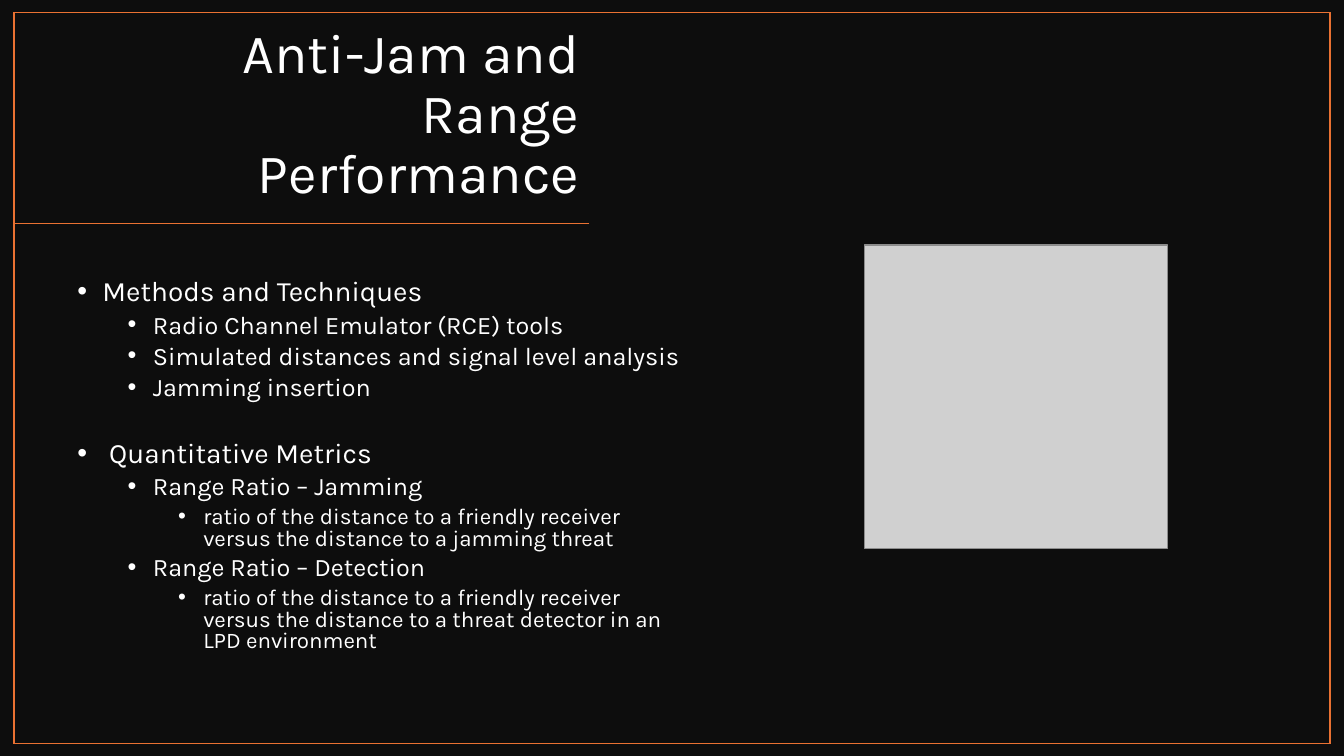
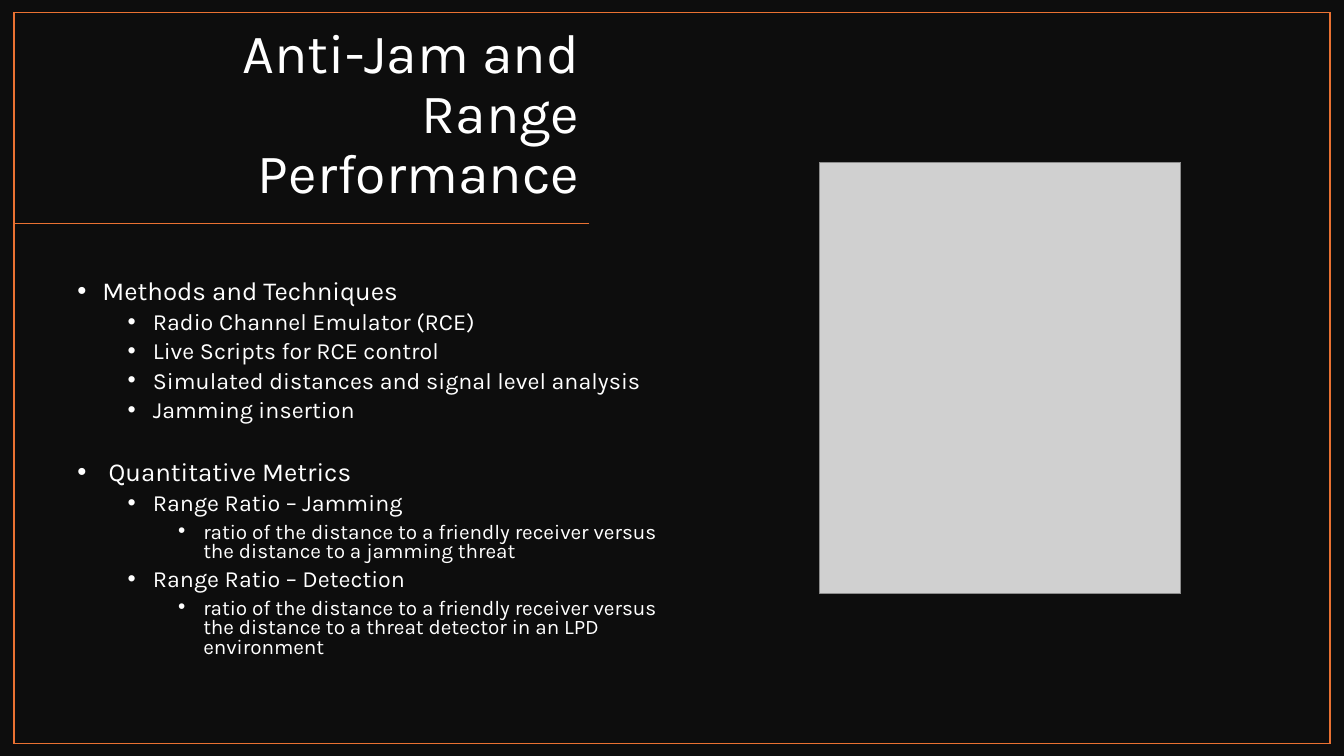
Before and after one commit to Brycycle/WES-CAPSTONE, a slide deck: slide 7 of Capstone Mid-Quarter Update_Bryce Rooney.pptx. Drawn at 1344x756 pixels with LibreOffice and Linux fonts; fonts in the diff are those of the drawing; grey boxes stand for pictures. Boxes give left, top, right and bottom in pixels: in the first picture for what was removed or moved away, otherwise in the second. Text is boxed around its words. In the diff, an @@ line names an element or a change of style, - is before the commit and + after.

```diff
--- a/Capstone Mid-Quarter Update_Bryce Rooney.pptx
+++ b/Capstone Mid-Quarter Update_Bryce Rooney.pptx
@@ picture: place and size @@
-picture at <box>864,245,1168,548</box>
+picture at <box>820,162,1181,594</box>
@@ text at <box>102,282,657,655</box>: size 20 to 18.5 pt in "Methods and Techniques", "Quantitative Metrics"; size 18 to 16.6 pt in "Simulated distances and signal level analysis", "Jamming insertion", "Range Ratio – Jamming", "Range Ratio – Detection"; size 16 to 14.8 pt in "ratio of the distance to a friendly ...", "ratio of the distance to a friendly ..." @@
@@ text at <box>153,313,474,365</box>: text changed; size 18 to 16.6 pt @@
-    • Radio Channel Emulator (RCE) tools
+    • Radio Channel Emulator (RCE)
+    • Live Scripts for RCE control
```
Also in this commit, not shown: 5 other slides changed, 1 slide added.
